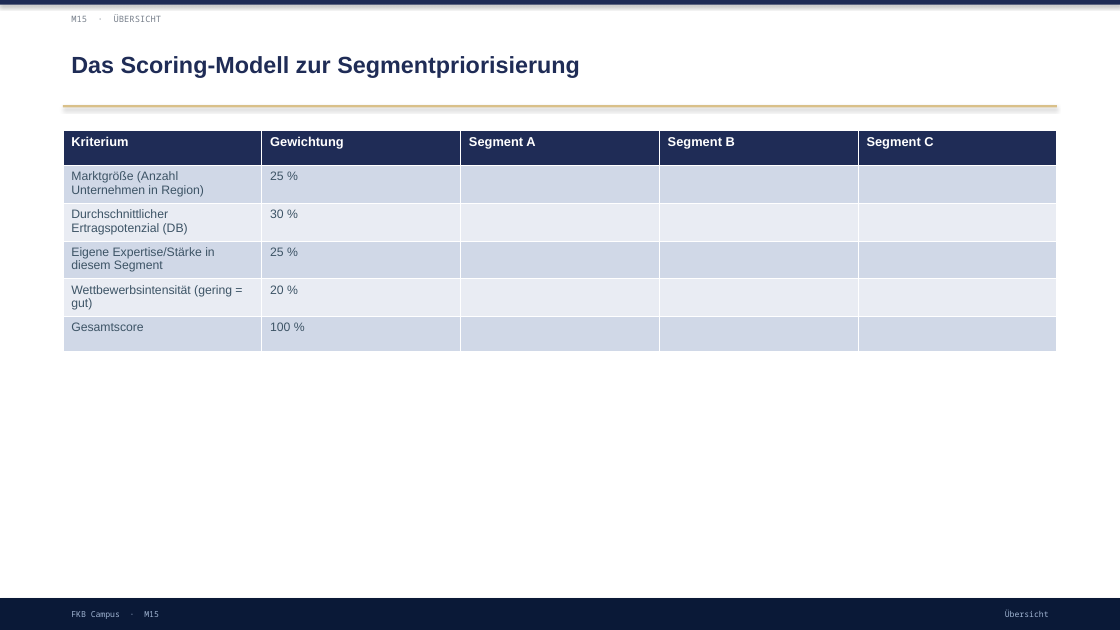
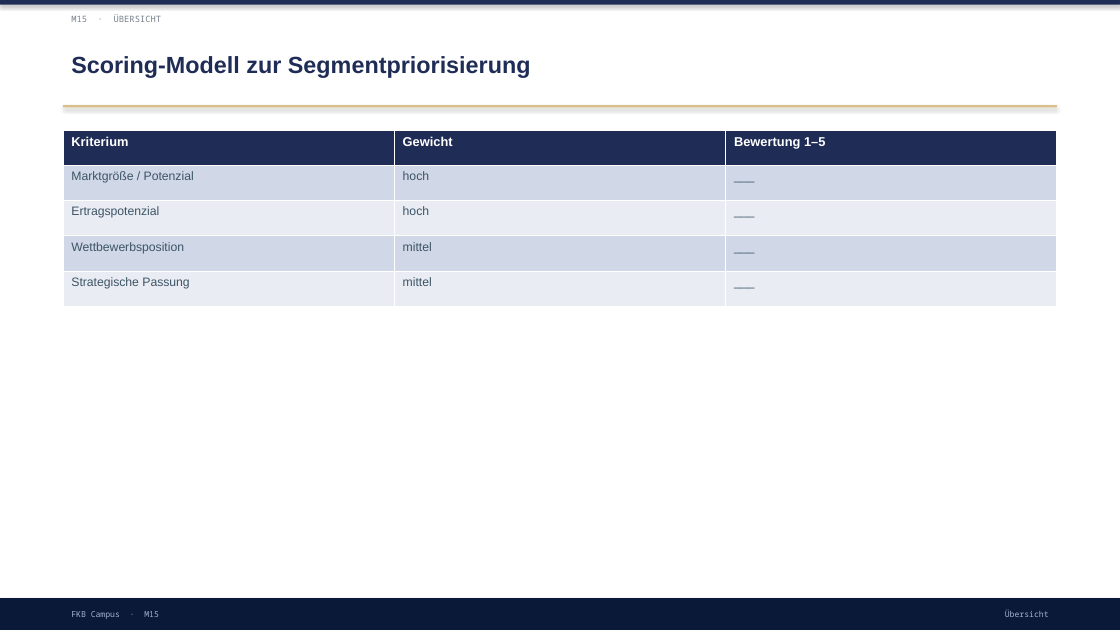
Before and after one commit to ck5rqc47pr-byte/firmenkundenakademie-online, a slide deck: slide 12 of protected-downloads/praesentation/M15.pptx (slide 10 before the commit). Drawn at 1120x630 pixels with LibreOffice and Linux fonts; fonts in the diff are those of the drawing. Boxes give left, top, right and bottom in pixels: in the first picture for what was removed or moved away, otherwise in the second. Text is boxed around its words. In the diff, an @@ line names an element or a change of style, - is before the commit and + after.

```diff
--- a/protected-downloads/praesentation/M15.pptx
+++ b/protected-downloads/praesentation/M15.pptx
@@ text at bbox=[71, 56, 531, 78]: text changed @@
-Das Scoring-Modell zur Segmentpriorisierung
+Scoring-Modell zur Segmentpriorisierung
@@ table at bbox=[63, 130, 1056, 307] @@
-Kriterium | Gewichtung | Segment A | Segment B | Segment C
-Marktgröße (Anzahl Unternehmen in Region) | 25 % |  |  | 
-Durchschnittlicher Ertragspotenzial (DB) | 30 % |  |  | 
-Eigene Expertise/Stärke in diesem Segment | 25 % |  |  | 
-Wettbewerbsintensität (gering = gut) | 20 % |  |  | 
-Gesamtscore | 100 % |  |  | 
+Kriterium | Gewicht | Bewertung 1–5
+Marktgröße / Potenzial | hoch | ___
+Ertragspotenzial | hoch | ___
+Wettbewerbsposition | mittel | ___
+Strategische Passung | mittel | ___
```
Also in this commit, not shown: 5 other slides changed, 10 slides added, 7 slides removed, 1 other file.
